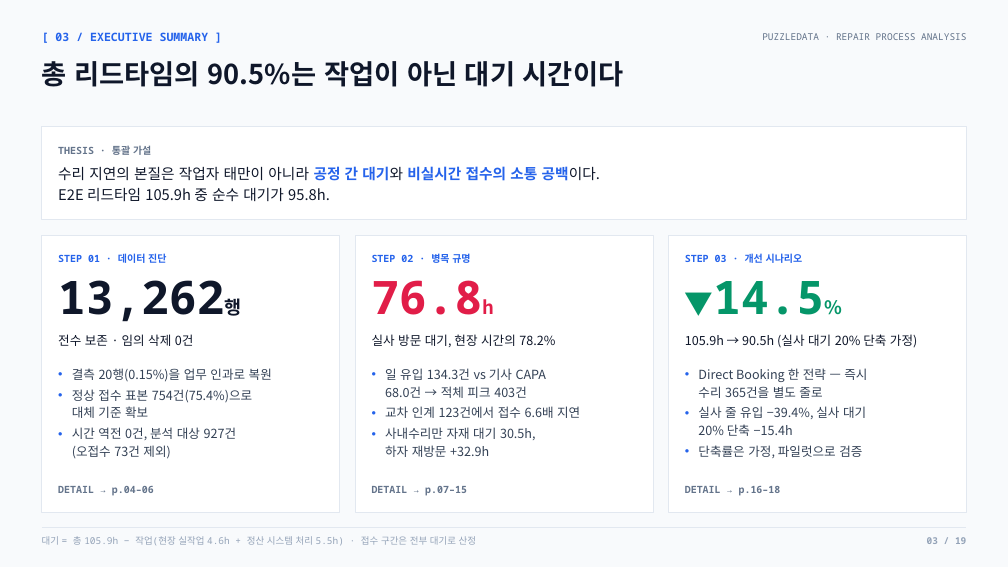
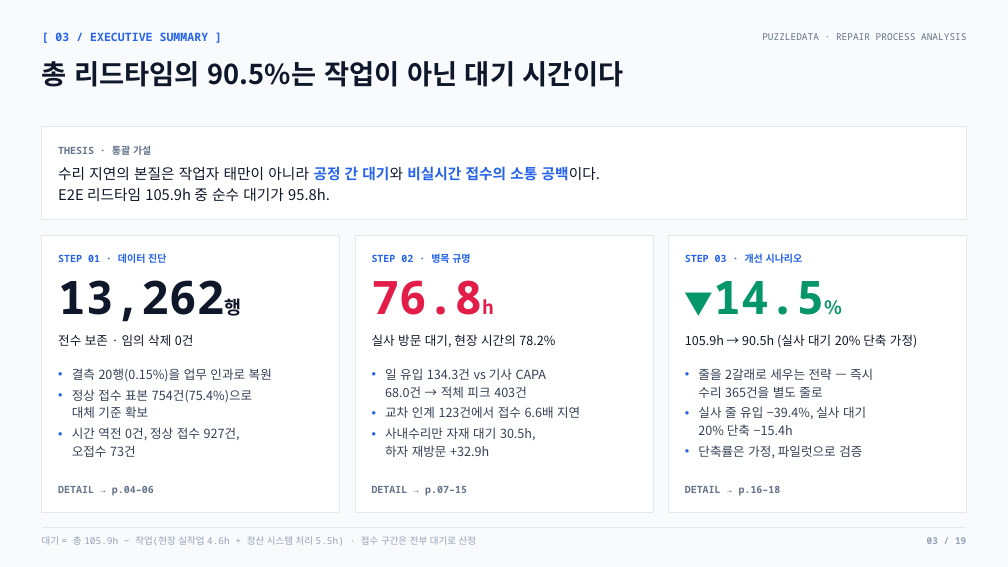
Before and after one commit to nus1245/puzzle_data, a slide deck: slide 3 of outputs/pptx/puzzledata_repair_report.pptx. Drawn at 1008x567 pixels with LibreOffice and Linux fonts; fonts in the diff are those of the drawing. Boxes give left, top, right and bottom in pixels: in the first picture for what was removed or moved away, otherwise in the second. Text is boxed around its words. In the diff, an @@ line names an element or a change of style, - is before the commit and + after.

```diff
--- a/outputs/pptx/puzzledata_repair_report.pptx
+++ b/outputs/pptx/puzzledata_repair_report.pptx
@@ text at (x1=698, y1=368, x2=873, y2=398): text changed @@
-• Direct Booking 한 전략 — 즉시
-  수리 365건을 별도 줄로
+• 줄을 2갈래로 세우는 전략 — 즉시
+  수리 365건을 별도 줄로
@@ text at (x1=72, y1=427, x2=240, y2=457): text changed @@
-• 시간 역전 0건, 분석 대상 927건
-  (오접수 73건 제외)
+• 시간 역전 0건, 정상 접수 927건,
+  오접수 73건
```
Also in this commit, not shown: 4 other slides changed, 4 other files.
